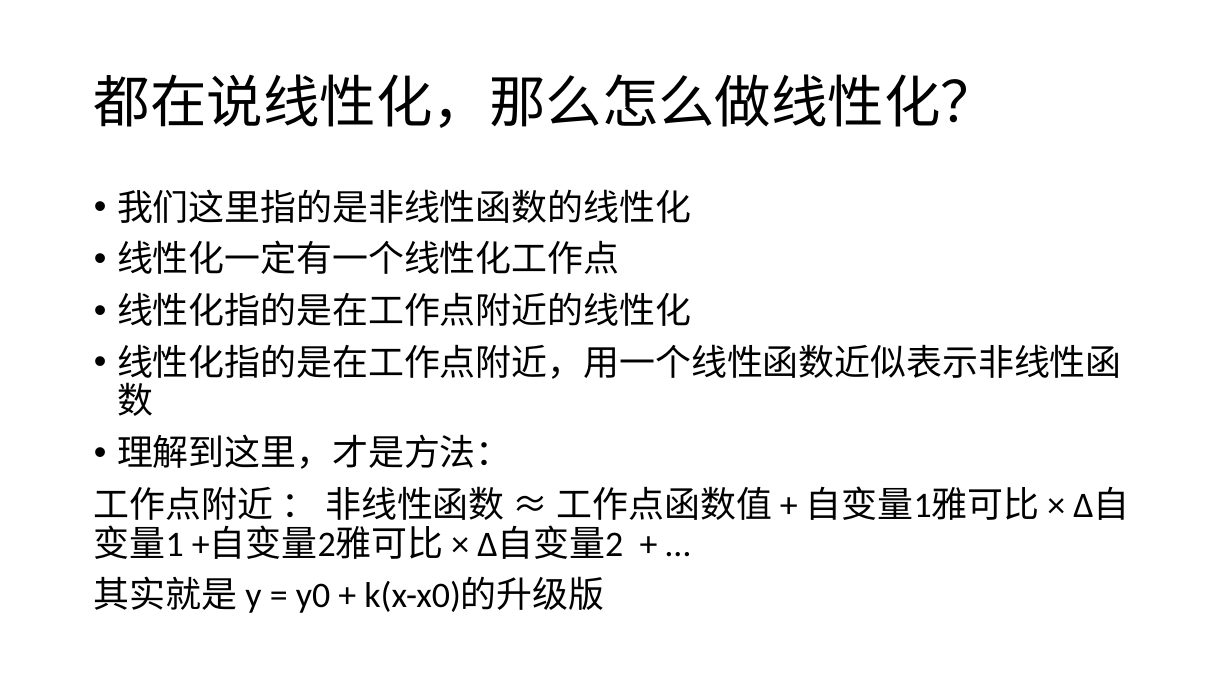
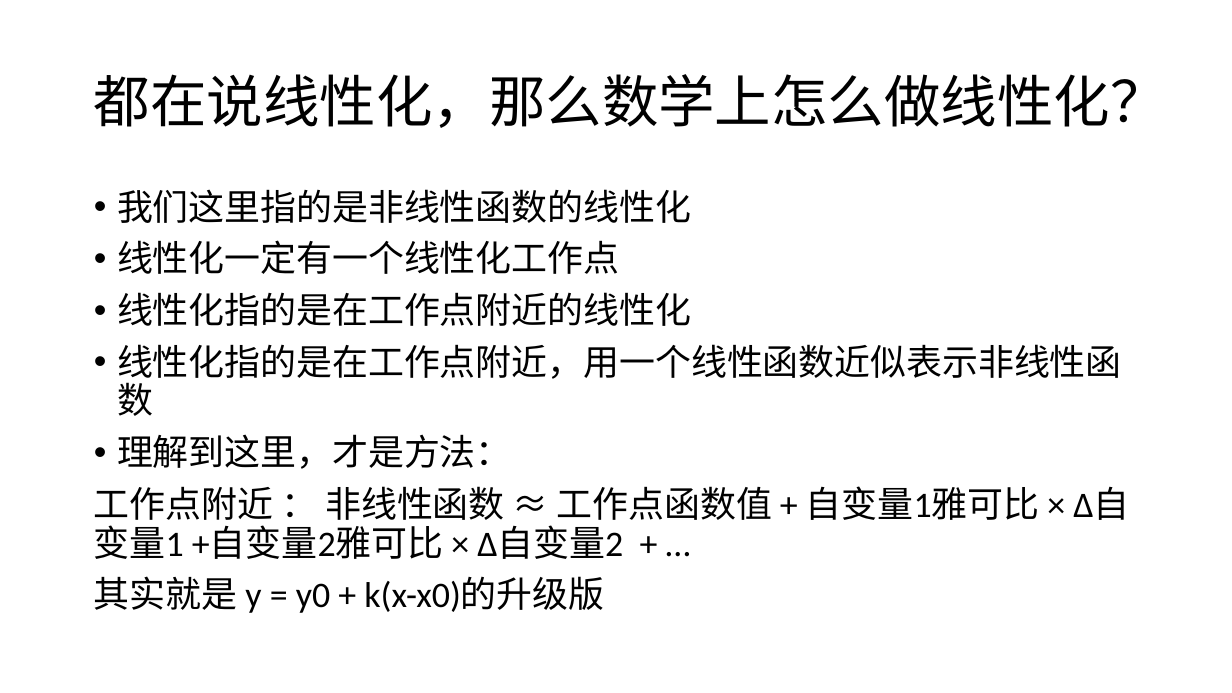
Before and after one commit to CR7dongfeng/State-Estimation, a slide deck: slide 38 of 问题检索清单.pptx. Drawn at 1232x693 pixels with LibreOffice and Linux fonts; fonts in the diff are those of the drawing. Boxes give left, top, right and bottom in pixels: in the first picture for what was removed or moved away, otherwise in the second. Text is boxed around its words. In the diff, an @@ line names an element or a change of style, - is before the commit and + after.

```diff
--- a/问题检索清单.pptx
+++ b/问题检索清单.pptx
@@ title at [94, 74, 1167, 128]: text changed @@
-都在说线性化，那么怎么做线性化？
+都在说线性化，那么数学上怎么做线性化？
```
Also in this commit, not shown: 3 other slides changed, 14 slides added, 1 slide removed.
